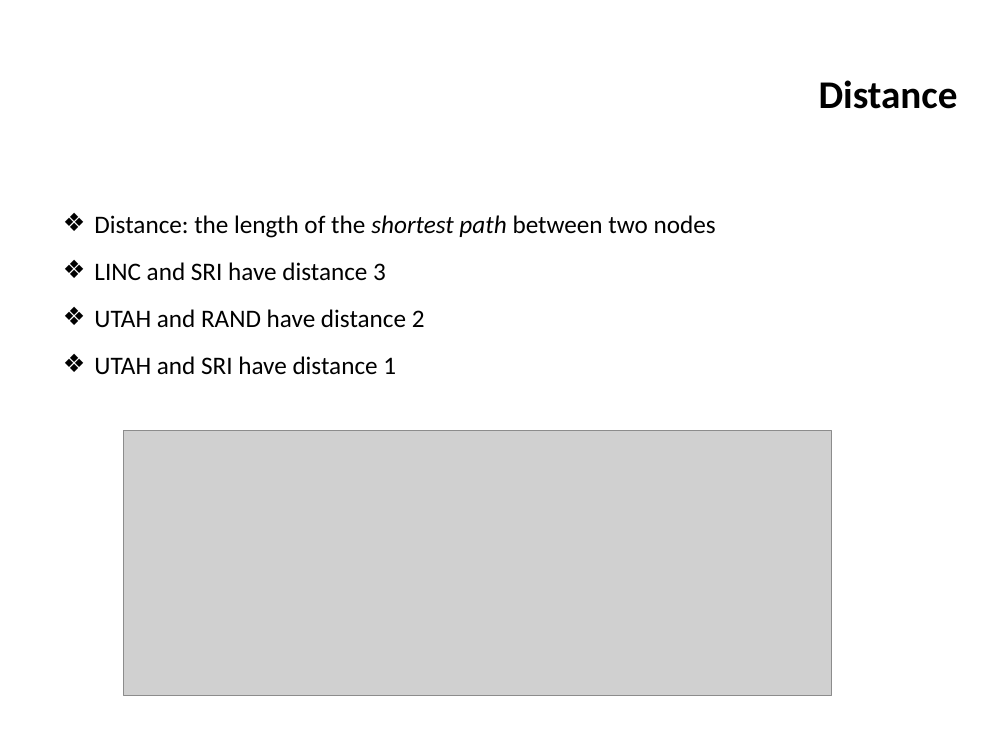
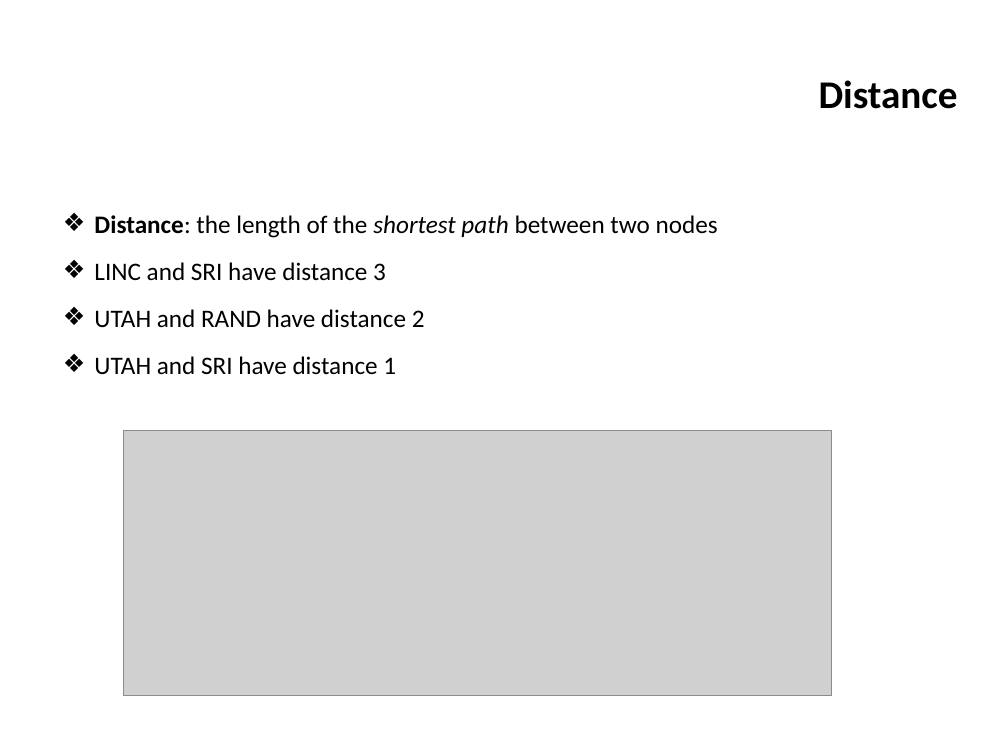
Before and after one commit to ifromm/dsa, a slide deck: slide 12 of slides/unit_6_trees.pptx. Drawn at 1008x756 pixels with LibreOffice and Linux fonts; fonts in the diff are those of the drawing; grey boxes stand for pictures; background and template pictures are left out. Boxes give left, top, right and bottom in pixels: in the first picture for what was removed or moved away, otherwise in the second. Text is boxed around its words. In the diff, an @@ line names an element or a change of style, - is before the commit and + after.

```diff
--- a/slides/unit_6_trees.pptx
+++ b/slides/unit_6_trees.pptx
@@ text at bbox=[94, 215, 718, 238]: bold on in "Distance:" @@
```
Also in this commit, not shown: 2 other slides changed, 1 other file.
